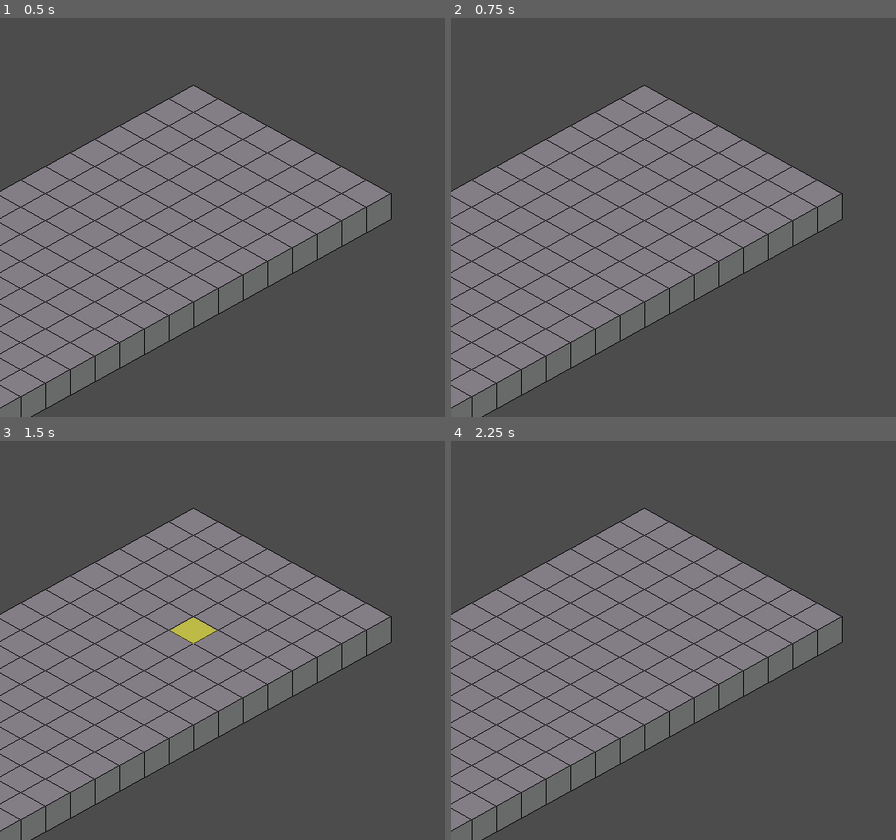
Above: before the commit, frames 1-4 (two rows, left to right).
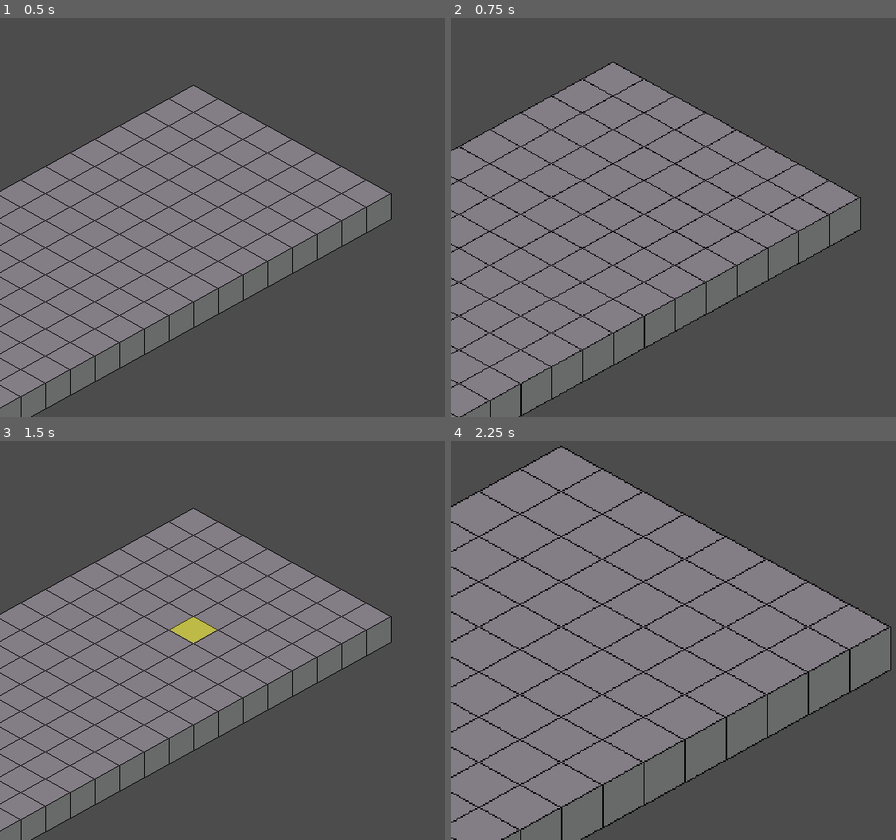
Above: after the commit, the same moments.

Repository: jastadj/ecoce
Game: Godot game, scene res://Scenes/World.tscn
Same seed, same stepped clock (60 frames per second), same inputs: the game is played once before the commit and once after it.
Inputs (mouse positions are in pixels of both pictures, inside the frame that each line leads up to):
- Up to frame 1 (0.5 s): no input
- Up to frame 2 (0.75 s): tap Enter at 0.5 s; move the mouse to (outside the picture) at 0.52 s; tap Mouse wheel up (ui_zoom_in, bound only after the commit) at 0.6 s
- Up to frame 3 (1.5 s): tap Mouse wheel down (ui_zoom_out, bound only after the commit) at 0.8, 1.35 s; tap Space at 1.25 s; move the mouse to (191, 624) at 1.27 s
- Up to frame 4 (2.25 s): tap Mouse wheel up (ui_zoom_in, bound only after the commit) at 1.55, 2.1 s; tap Enter at 2 s; move the mouse to (833, 496) at 2.02 s

Frame 1 is identical in both runs. In frame 2, 16% of the frame differs, in the area x 0-93%, y 10-100%; in frame 3, less than 0.1%; in frame 4, 32%, in the area x 0-99%, y 1-100%.

Commit message:
zoom in and out

Diff:
--- a/Player/Player.gd
+++ b/Player/Player.gd
@@ -6,6 +6,9 @@
 
 var panningStart = Vector2(0,0)
 var panningOffset = Vector2(0,0)
+
+var zoomStep = 0.1
+
 
 var cursor
 
@@ -48,6 +51,16 @@
 		else:
 			panMode = false
 			cameraPos = camera.position
+	elif event.is_action("ui_zoom_in"):
+		if camera.zoom.x > 0.5:
+			camera.zoom.x -= zoomStep
+			camera.zoom.y -= zoomStep
+		pass
+	elif event.is_action("ui_zoom_out"):
+		if camera.zoom.x < 1.0:
+			camera.zoom.x += zoomStep
+			camera.zoom.y += zoomStep
+		pass
 
 	if panMode && event is InputEventMouseMotion:
 		panningOffset = get_viewport().get_mouse_position() - panningStart
--- a/Scenes/World.tscn
+++ b/Scenes/World.tscn
@@ -3,7 +3,7 @@
 [ext_resource path="res://Scenes/World.gd" type="Script" id=1]
 [ext_resource path="res://Player/Player.tscn" type="PackedScene" id=2]
 
-[node name="World" type="Node" index="0"]
+[node name="World" type="Node"]
 
 script = ExtResource( 1 )
 
--- a/Tiles/Cursor.tscn
+++ b/Tiles/Cursor.tscn
@@ -3,7 +3,7 @@
 [ext_resource path="res://Tiles/Cursor.gd" type="Script" id=1]
 [ext_resource path="res://Tiles/cursor.png" type="Texture" id=2]
 
-[node name="Cursor" type="Node2D"]
+[node name="Cursor" type="Node2D" index="0"]
 
 script = ExtResource( 1 )
 
@@ -11,5 +11,5 @@
 
 modulate = Color( 1, 1, 1, 0.469608 )
 texture = ExtResource( 2 )
-offset = Vector2( 0, -9 )
+offset = Vector2( 0, -10 )
 _sections_unfolded = [ "Offset", "Visibility" ]
--- a/project.godot
+++ b/project.godot
@@ -27,6 +27,10 @@
 
 ui_pan=[ Object(InputEventMouseButton,"resource_local_to_scene":false,"resource_name":"","device":0,"alt":false,"shift" …(209 unchanged characters)…
  ]
+ui_zoom_in=[ Object(InputEventMouseButton,"resource_local_to_scene":false,"resource_name":"","device":0,"alt":false,"shift":false,"control":false,"meta":false,"command":false,"button_mask":0,"position":Vector2( 0, 0 ),"global_position":Vector2( 0, 0 ),"factor":1.0,"button_index":4,"pressed":false,"doubleclick":false,"script":null)
+ ]
+ui_zoom_out=[ Object(InputEventMouseButton,"resource_local_to_scene":false,"resource_name":"","device":0,"alt":false,"shift":false,"control":false,"meta":false,"command":false,"button_mask":0,"position":Vector2( 0, 0 ),"global_position":Vector2( 0, 0 ),"factor":1.0,"button_index":5,"pressed":false,"doubleclick":false,"script":null)
+ ]
 
 [rendering]
 
